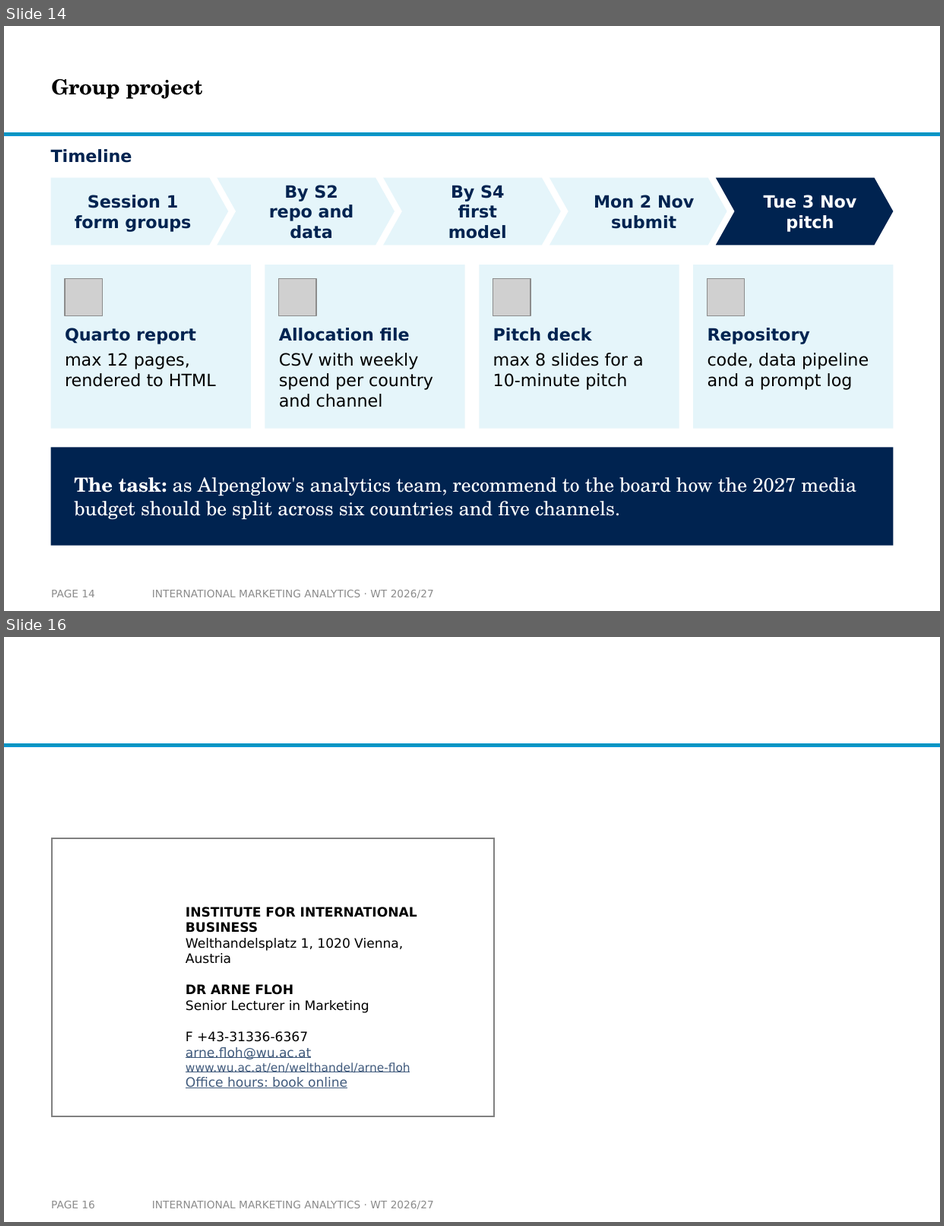
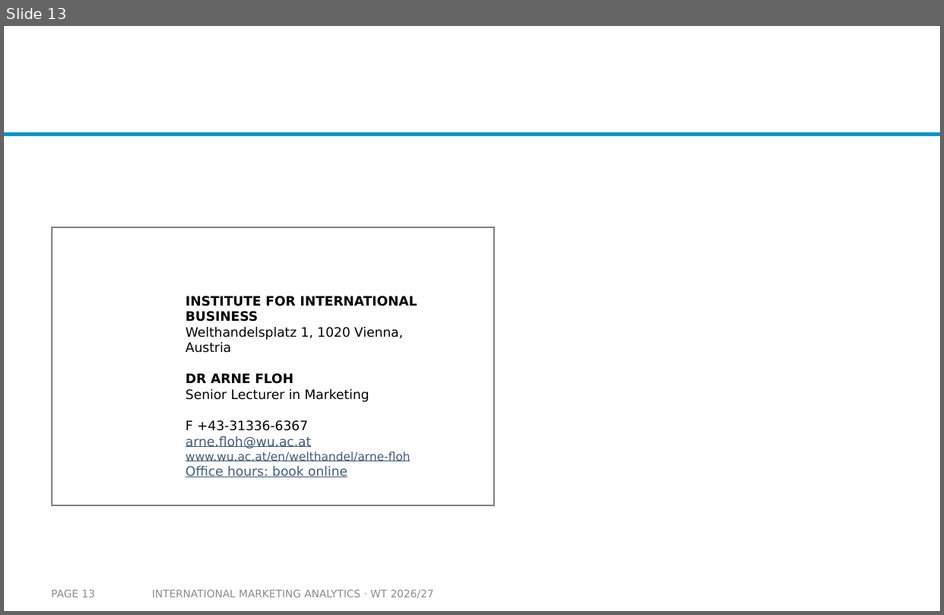
Before and after one commit to arnefloh-wu/International-Marketing-Analytics, a slide deck: slides/00a_course-content-and-style_WT26-27.pptx. Shown one above the other, each under a label of ours: slides 14 and 16 before the commit, slide 13 after it; the slides between them are not shown. The pictures are 944x1226 and 944x615 pixels, drawn with LibreOffice and Linux fonts; fonts in the diff are those of the drawing; grey boxes stand for pictures; background and template pictures are left out. Boxes give left, top, right and bottom in pixels: in the first picture for what was removed or moved away, otherwise in the second. Text is boxed around its words. In the diff, an @@ line names an element or a change of style, - is before the commit and + after.

```diff
--- a/slides/00a_course-content-and-style_WT26-27.pptx
+++ b/slides/00a_course-content-and-style_WT26-27.pptx
@@ slide 14 removed at bbox=[4, 26, 940, 611], background #FFFFFF; not listed: 1 template element that a slide beside it also shows @@
@@ title removed at bbox=[51, 79, 203, 99] @@
-Group project
@@ text removed at bbox=[51, 149, 132, 163] @@
-Timeline
@@ pentagon arrow removed at bbox=[51, 178, 229, 245] @@
-Session 1
-form groups
@@ chevron removed at bbox=[218, 178, 395, 245] @@
-By S2
-repo and data
@@ chevron removed at bbox=[383, 178, 561, 245] @@
-By S4
-first model
@@ chevron removed at bbox=[550, 178, 728, 245] @@
-Mon 2 Nov
-submit
@@ chevron removed at bbox=[715, 178, 893, 245] @@
-Tue 3 Nov
-pitch
@@ rectangle removed at bbox=[51, 265, 251, 429] @@
@@ rectangle removed at bbox=[265, 265, 465, 429] @@
@@ rectangle removed at bbox=[480, 265, 680, 429] @@
@@ rectangle removed at bbox=[693, 265, 893, 429] @@
@@ picture removed at bbox=[65, 279, 102, 316] @@
@@ picture removed at bbox=[279, 279, 316, 316] @@
@@ picture removed at bbox=[493, 279, 530, 316] @@
@@ picture removed at bbox=[707, 279, 745, 316] @@
@@ text removed at bbox=[65, 328, 216, 387] @@
-Quarto report
-max 12 pages, rendered to HTML
@@ text removed at bbox=[279, 328, 433, 408] @@
-Allocation file
-CSV with weekly spend per country and channel
@@ text removed at bbox=[493, 328, 644, 390] @@
-Pitch deck
-max 8 slides for a 10-minute pitch
@@ text removed at bbox=[708, 328, 869, 390] @@
-Repository
-code, data pipeline and a prompt log
@@ rectangle removed at bbox=[51, 447, 893, 546] @@
@@ text removed at bbox=[74, 477, 857, 520] @@
-The task: as Alpenglow's analytics team, recommend to the board how the 2027 media budget should be split across six countries and five channels.
@@ page number removed at bbox=[51, 590, 94, 598] @@
-PAGE 14
@@ text removed at bbox=[152, 590, 434, 598] @@
-INTERNATIONAL MARKETING ANALYTICS · WT 2026/27
@@ what was slide 16 is now slide 13 @@
@@ page number at bbox=[51, 590, 94, 598]: text changed @@
-PAGE 16
+PAGE 13
```
Also in this commit, not shown: 7 slides changed, 2 slides added, 4 other slides removed, 23 other files.
